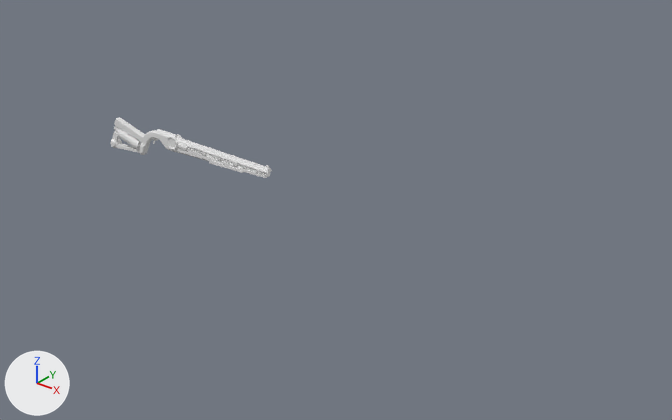
Before and after pictures for a commit that changed the FBX model Assets/GFX/Weapons/Railgun/Rail_gun.fbx.
Rendered twice from a 50 mm camera at (19.7, -17.4, 10.6) aimed at (4.8, 1.3, -0.9). The axes (+X, +Y, +Z) are drawn at lower left. The lights are the same throughout. Where no turn or scale is listed for an object, it has been applied to the vertices.
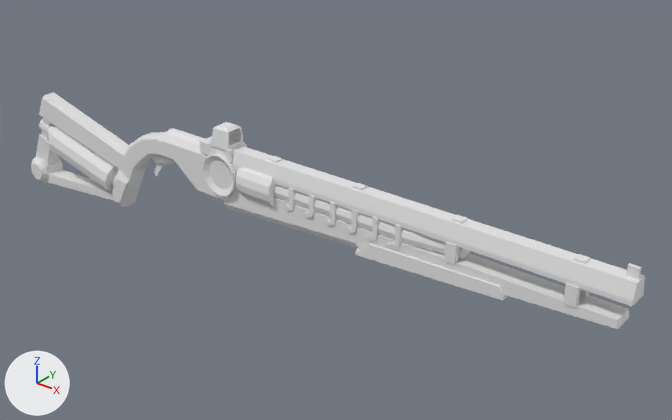
What differs and where, as boxes (x1, y1, x2, y2) in the pictures (672 x 420 px; the box of a moved part takes in the faces that stretch with it):
'Cube.038', reshaped, moved (277% wider, 284% taller): before (110, 117, 272, 178); after (31, 92, 645, 329)
part 1 of me_cube_009, moved or reshaped: before (112, 131, 120, 141); after (36, 134, 58, 164)
part 2 of me_cube_009, moved or reshaped: before (152, 138, 159, 144); after (152, 157, 173, 176)
part 3 of me_cube_009, moved or reshaped: before (175, 146, 267, 178); after (224, 187, 629, 329)
part 4 of me_cube_009, moved or reshaped (not visible before): after (41, 118, 52, 140)
part 5 of me_cube_009, moved or reshaped: before (154, 129, 178, 152); after (157, 128, 228, 203)
part 6 of me_cube_009, moved or reshaped: before (110, 139, 122, 148); after (31, 157, 63, 183)
part 7 of me_cube_009, moved or reshaped: before (177, 143, 188, 151); after (236, 168, 275, 207)
part 8 of me_cube_009, moved or reshaped: before (167, 134, 183, 150); after (203, 154, 237, 196)
part 9 of me_cube_009, moved or reshaped: before (209, 161, 243, 173); after (354, 244, 508, 300)
part 10 of me_cube_009, moved or reshaped: before (114, 127, 141, 150); after (39, 119, 119, 192)
part 11 of me_cube_009, moved or reshaped (not visible before): after (353, 183, 367, 190)
part 12 of me_cube_009, moved or reshaped (not visible before): after (268, 156, 281, 163)
part 13 of me_cube_009, moved or reshaped (not visible before): after (574, 254, 590, 264)
part 14 of me_cube_009, moved or reshaped (not visible before): after (452, 215, 467, 224)
part 15 of me_cube_009, moved or reshaped (not visible before): after (626, 263, 642, 279)
part 16 of me_cube_009, added: after (563, 283, 580, 307)
part 17 of me_cube_009, added: after (580, 289, 589, 297)
part 18 of me_cube_009, added: after (444, 242, 459, 264)
part 19 of me_cube_009, deleted: before (114, 117, 270, 177)
part 20 of me_cube_009, built on: before (177, 137, 272, 173); after (39, 92, 645, 306)

The change, as a list of edits to the scene's bpy script:
```text
Change me_cube_009:
    remove me_cube_009.from_pydata(...)  # 578 vertices, 456 faces; spans x -2.0..4.81, y -0.16..0.17, z -0.93..0.18
    add me_cube_009.from_pydata(...)  # 814 vertices, 664 faces; spans x -7.81..14.02, y -0.51..0.5, z -2.9..1.35
    me_cube_009 part 1: the loose piece of 8 vertices spanning x -1.95..-1.63, y -0.07..0.07, z -0.76..-0.35 is scaled about its middle by (3.2, 2.91, 3.2), then moved by (-5.34, 0.0, -1.15)
    me_cube_009 part 2: the loose piece of 16 vertices spanning x -0.04..0.27, y -0.03..0.03, z -0.37..-0.06 is scaled about its middle by (3.2, 2.91, 3.2), then moved by (-1.14, 0.0, -0.39)
    me_cube_009 part 3: the loose piece of 22 vertices spanning x 1.01..4.74, y -0.1..0.1, z -0.33..-0.11 is scaled about its middle by (3.2, 2.91, 4.22), then moved by (4.95, 0.0, -0.47)
    me_cube_009 part 4: the loose piece of 8 vertices spanning x -1.82..-1.58, y -0.05..0.05, z -0.44..-0.07 is scaled about its middle by (3.2, 2.91, 3.2), then moved by (-5.14, 0.0, -0.48)
    me_cube_009 part 5: the loose piece of 48 vertices spanning x 0.17..1.07, y -0.11..0.11, z -0.34..0.18 is scaled about its middle by (3.2, 2.91, 3.2), then moved by (-0.03, 0.0, -0.09)
    me_cube_009 part 6: the loose piece of 48 vertices spanning x -2.0..-1.7, y -0.15..0.15, z -0.93..-0.63 is scaled about its middle by (3.2, 2.91, 3.2), then moved by (-5.48, 0.0, -1.64)
    me_cube_009 part 7: the loose piece of 80 vertices spanning x 1.17..1.63, y -0.14..0.14, z -0.21..0.06 is scaled about its middle by (3.2, 3.7, 4.22), then moved by (1.69, 0.0, 0.01)
    me_cube_009 part 8: the loose piece of 64 vertices spanning x 0.82..1.2, y -0.15..0.15, z -0.24..0.15 is scaled about its middle by (3.2, 2.91, 3.2), then moved by (0.83, 0.0, -0.02)
    me_cube_009 part 9: the loose piece of 16 vertices spanning x 2.52..3.88, y -0.12..0.12, z -0.29..-0.15 is scaled about its middle by (3.2, 2.91, 4.22), then moved by (5.66, 0.0, -0.48)
    me_cube_009 part 10: the loose piece of 84 vertices spanning x -1.82..-0.5, y -0.16..0.17, z -0.74..-0.17 is scaled about its middle by (3.2, 2.91, 3.2), then moved by (-3.95, 0.0, -0.91)
    me_cube_009 part 11: the loose piece of 8 vertices spanning x 4.71..4.8, y -0.02..0.02, z 0.1..0.18 is scaled about its middle by (3.2, 7.62, 1.52), then moved by (1.8, 0.0, 0.61)
    me_cube_009 part 12: the loose piece of 8 vertices spanning x 3.37..3.45, y -0.04..0.04, z 0.11..0.14 is scaled about its middle by (3.2, 2.91, 4.22), then moved by (0.22, 0.0, 0.63)
    me_cube_009 part 13: the loose piece of 8 vertices spanning x 4.27..4.35, y -0.04..0.04, z 0.11..0.14 is scaled about its middle by (3.2, 2.91, 4.22), then moved by (8.36, 0.0, 0.63)
    me_cube_009 part 14: the loose piece of 8 vertices spanning x 2.44..2.52, y -0.04..0.04, z 0.11..0.14 is scaled about its middle by (3.2, 2.91, 4.22), then moved by (7.06, 0.0, 0.63)
    me_cube_009 part 15: the loose piece of 8 vertices spanning x 1.53..1.61, y -0.04..0.04, z 0.11..0.14 is scaled about its middle by (3.2, 1.11, 11.7), then moved by (12.27, 0.0, 0.72)
    me_cube_009 part 16: a new loose piece, a box spanning x 12.52..12.8, y -0.34..-0.19, z -0.25..0.25, in mat_armor (its picture is missing)
    me_cube_009 part 17: a new loose piece, a box spanning x 12.52..12.8, y 0.18..0.33, z -0.25..0.25, in mat_armor (its picture is missing)
    me_cube_009 part 18: a new loose piece, a box spanning x 9.39..9.68, y -0.34..-0.19, z -0.25..0.25, in mat_armor (its picture is missing)
    me_cube_009 part 19: 6 loose pieces with 132 vertices, spanning x -1.79..4.77, y -0.12..0.12, z -0.9..0.13, are deleted
    me_cube_009 part 20: 12 vertices removed from x 1.01..4.81, y -0.1..0.1, z 0.0..0.12; 348 vertices added at x -7.13..14.02, y -0.35..0.35, z -2.8..1.35
Change ob_cube_038:
    ob_cube_038.location: (-1.4, 0.0, 0.33) -> (0.0, 0.0, 0.0)
```
